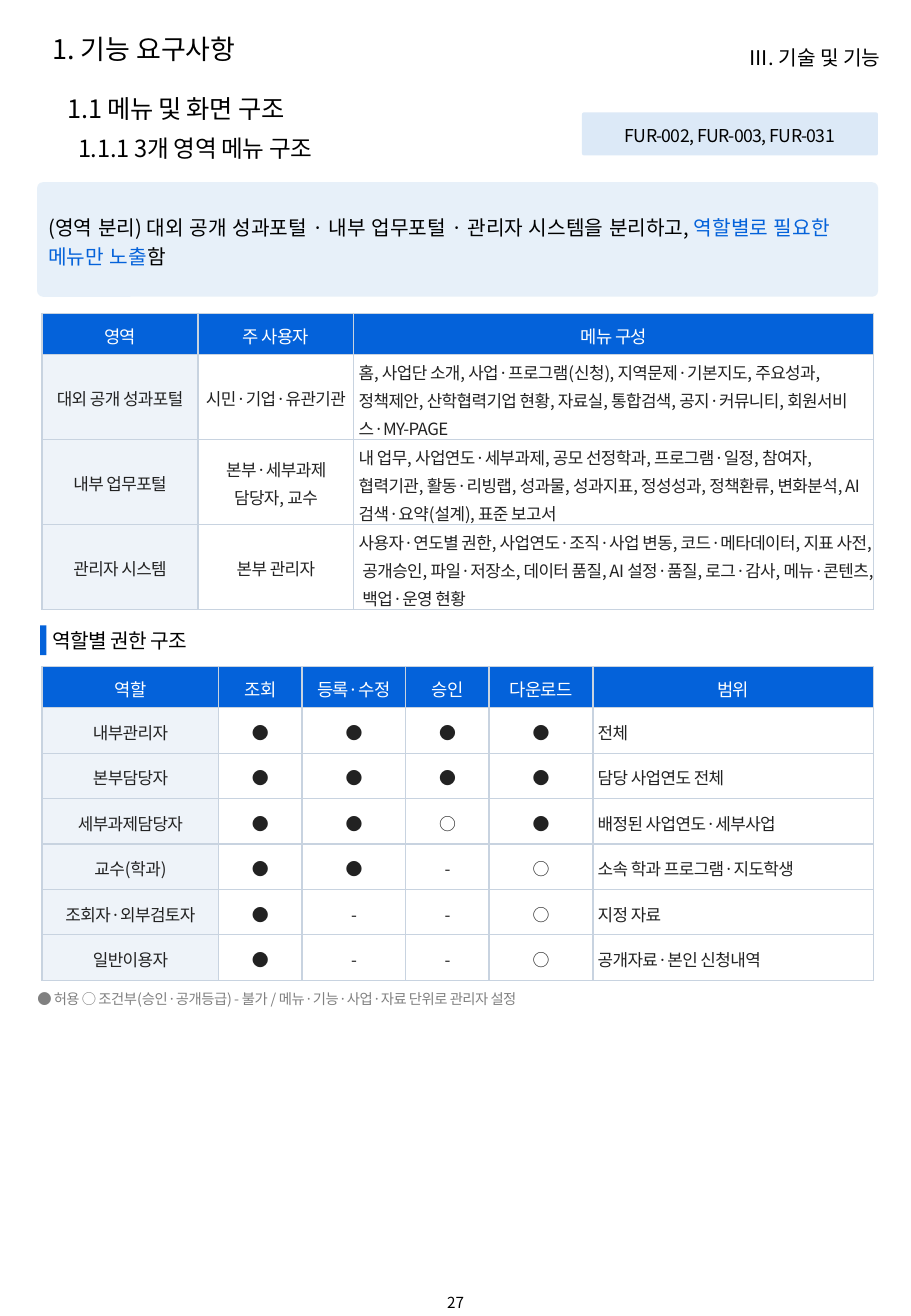
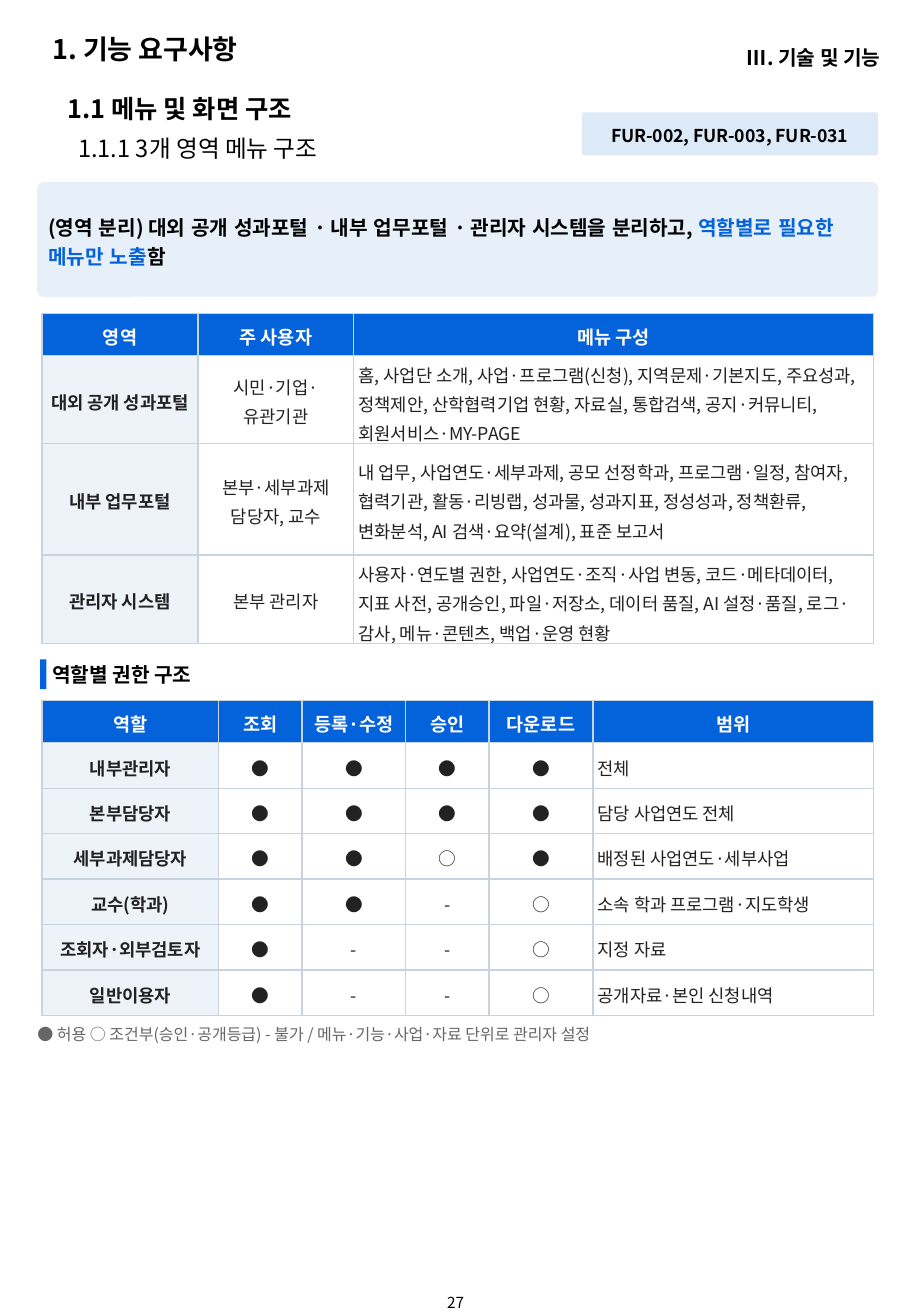
Before and after one commit to hwangsteeve-tech/hbjw, a slide deck: slide 27 of proposals/2026-10_pnu-ai-platform/pnu_proposal.pptx. Drawn at 911x1316 pixels with LibreOffice and Linux fonts; fonts in the diff are those of the drawing; background and template pictures are left out. Boxes give left, top, right and bottom in pixels: in the first picture for what was removed or moved away, otherwise in the second. Text is boxed around its words. In the diff, an @@ line names an element or a change of style, - is before the commit and + after.

```diff
--- a/proposals/2026-10_pnu-ai-platform/pnu_proposal.pptx
+++ b/proposals/2026-10_pnu-ai-platform/pnu_proposal.pptx
@@ text "1.1 메뉴 및 화면 구조" at (x1=68, y1=96, x2=292, y2=121): letter spacing -0.2 to 0 pt, bold on @@
@@ rounded rectangle "FUR-002, FUR-003, FUR-031" at (x1=582, y1=113, x2=878, y2=155): letter spacing -0.3 to 0 pt, bold on @@
@@ text "1.1.1 3개 영역 메뉴 구조" at (x1=78, y1=137, x2=317, y2=159): letter spacing -0.2 to 0 pt @@
@@ bold on in 3 elements at (x1=52, y1=36, x2=238, y2=62), (x1=747, y1=48, x2=880, y2=67), (x1=38, y1=182, x2=878, y2=296) @@
@@ table at (x1=43, y1=313, x2=873, y2=648) @@
@@ size 10.5 to 11 pt in "영역", "주 사용자", "메뉴 구성" @@
@@ letter spacing -0.3 to 0 pt, size 10 to 10.5 pt @@
@@ bold on in "영역", "주 사용자", "메뉴 구성", "대외 공개 성과포털" and 2 more places @@
@@ text "역할별 권한 구조" at (x1=52, y1=665, x2=191, y2=684): letter spacing -0.3 to 0 pt, bold on @@
@@ 2 texts, 1 table, 1 rectangle moved together from (x1=40, y1=626, x2=873, y2=1007) to (x1=40, y1=660, x2=873, y2=1043) @@
@@ table at (x1=43, y1=701, x2=873, y2=1015) @@
@@ size 10.5 to 11 pt in "역할", "조회", "등록·수정", "승인" and 2 more places @@
@@ letter spacing -0.3 to 0 pt @@
@@ bold on in "역할", "조회", "등록·수정", "승인" and 8 more places @@
@@ size 10 to 10.5 pt in "내부관리자", "●", "●", "●" and 32 more places @@
@@ text "● 허용 ○ 조건부(승인·공개등급) - ..." at (x1=57, y1=1027, x2=590, y2=1043): size 8.5 to 9.5 pt, text colour #808080 to #666666, letter spacing -0.3 to 0 pt @@
```
Also in this commit, not shown: 76 other slides changed, 19 other files.
